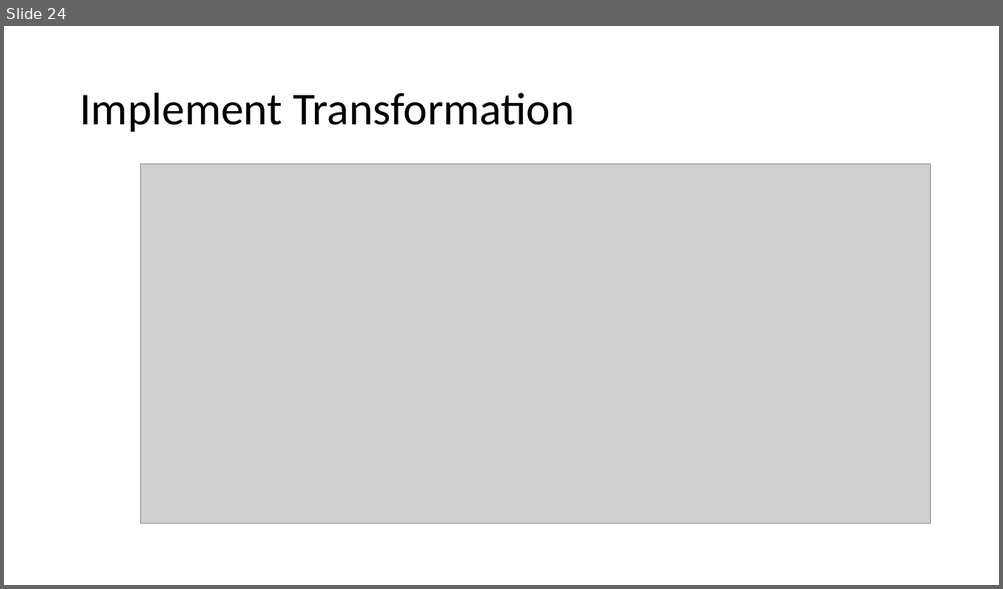
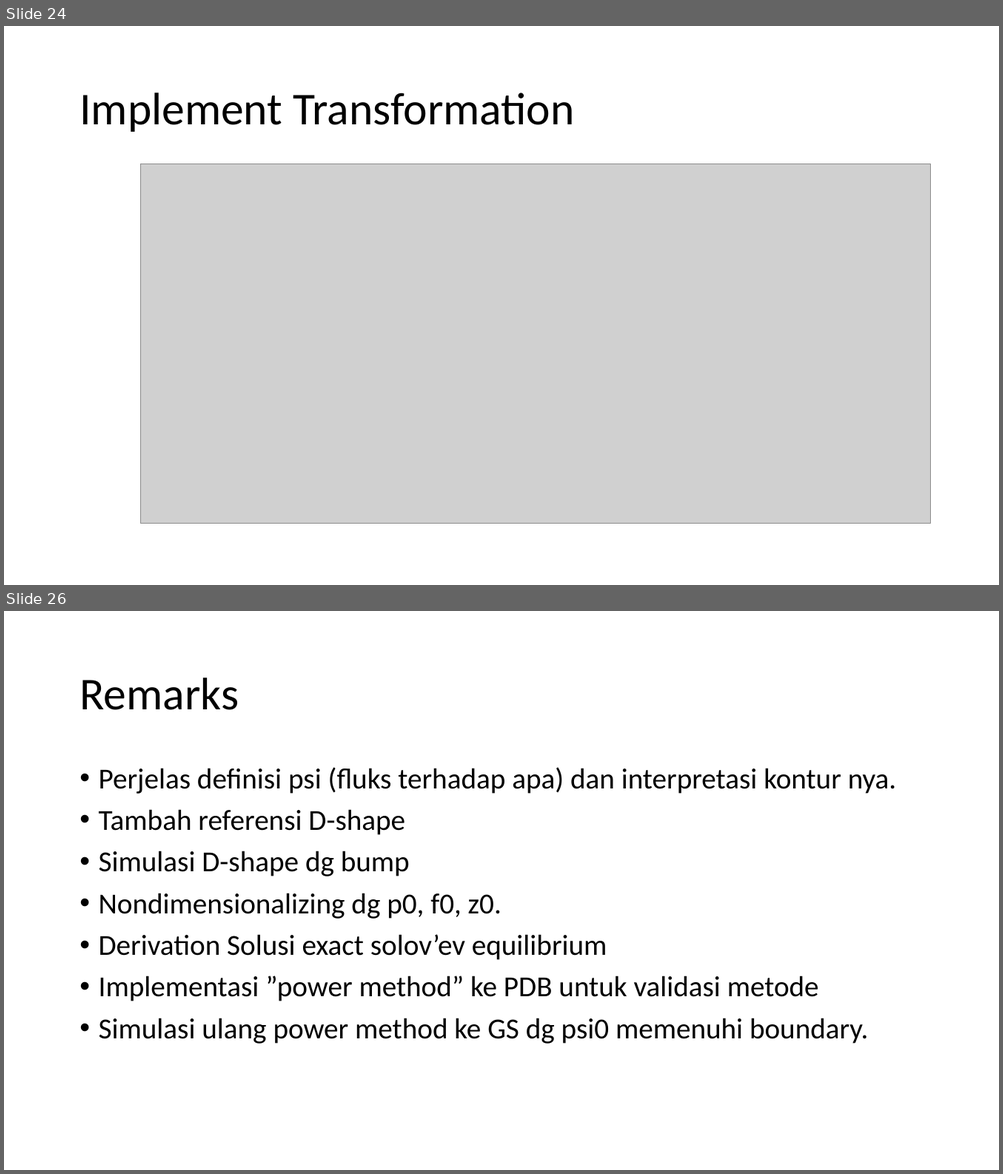
Before and after one commit to harryyudha7/thesis, a slide deck: solving GS equation.pptx. Shown one above the other, each under a label of ours: slide 24 before the commit, slides 24 and 26 after it; the slides between them are not shown. The pictures are 1003x589 and 1003x1174 pixels, drawn with LibreOffice and Linux fonts; fonts in the diff are those of the drawing; grey boxes stand for pictures. Boxes give left, top, right and bottom in pixels: in the first picture for what was removed or moved away, otherwise in the second. Text is boxed around its words. In the diff, an @@ line names an element or a change of style, - is before the commit and + after.

Commit message:
add remarks

```diff
--- a/solving GS equation.pptx
+++ b/solving GS equation.pptx
@@ slide 26 added at (4,611,999,1170), background #FFFFFF @@
@@ title added at (79,678,239,710), 44 pt, text #000000 @@
+Remarks
@@ text added at (99,767,896,1044), 28 pt, text #000000 @@
+• Perjelas definisi psi (fluks terhadap apa) dan interpretasi kontur nya.
+• Tambah referensi D-shape
+• Simulasi D-shape dg bump
+• Nondimensionalizing dg p0, f0, z0.
+• Derivation Solusi exact solov’ev equilibrium
+• Implementasi ”power method” ke PDB untuk validasi metode
+• Simulasi ulang power method ke GS dg psi0 memenuhi boundary.
```
Also in this commit, not shown: 1 other file.
